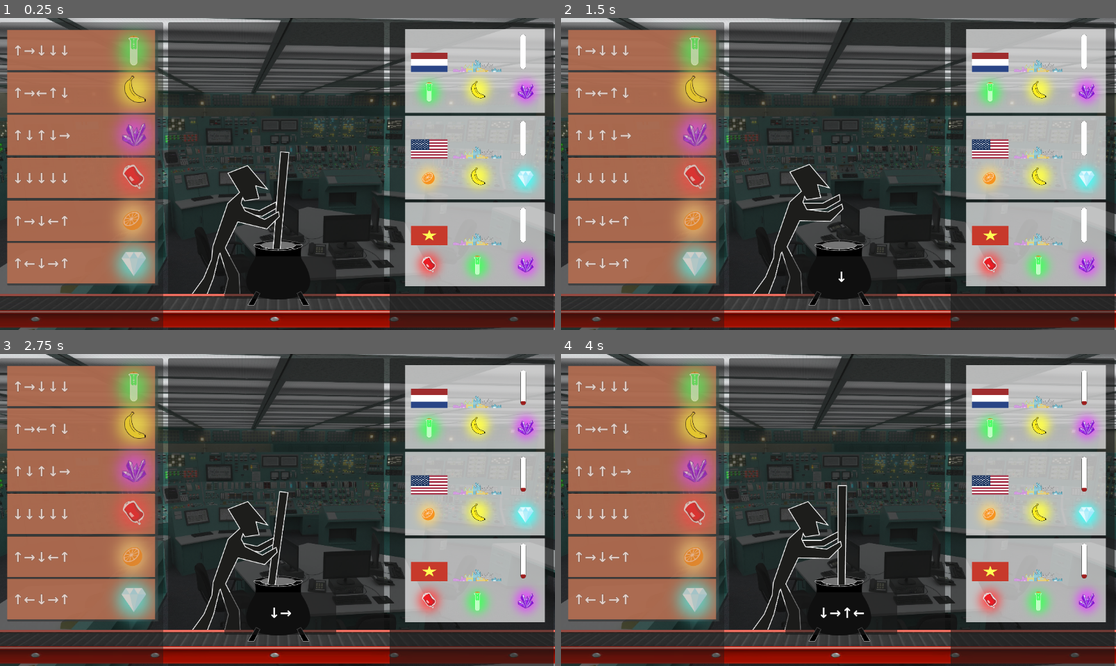
Above: before the commit, frames 1-4 (two rows, left to right).
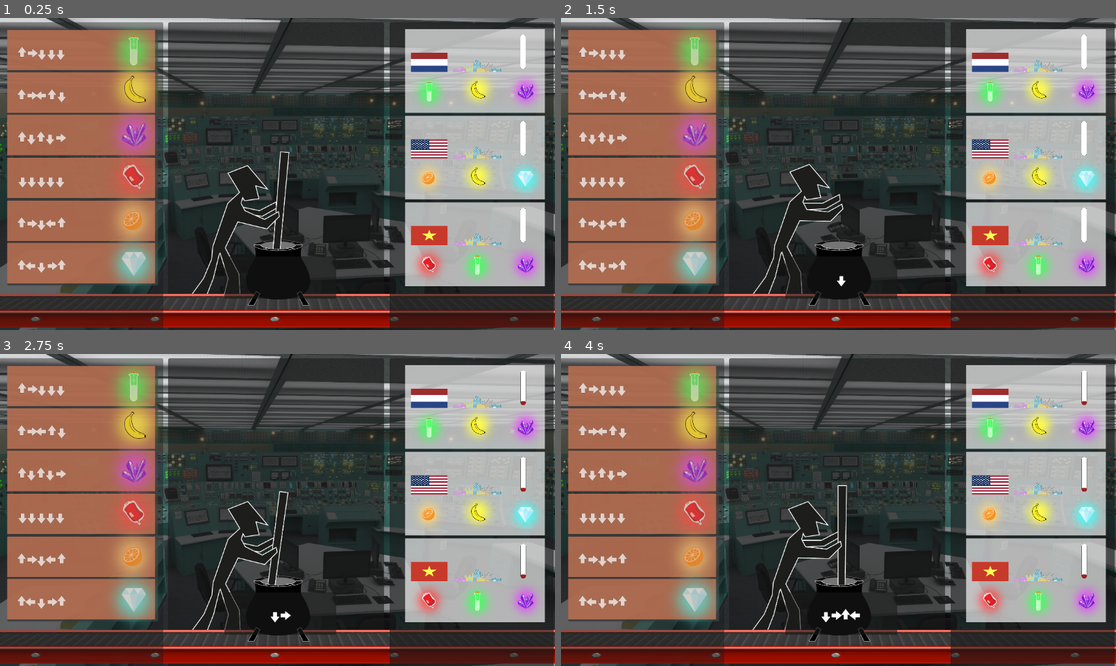
Above: after the commit, the same moments.

Repository: MelissaEPFL/OrbitalGameJam2025
Game: Godot game, scene res://main.tscn
Two runs of this game, one before a commit and one after it. Both use one fixed random seed, a clock stepped at 60 frames per second and the inputs below. Sound files missing from this copy of the repository are replaced by a short silence.
Inputs:
- Up to frame 1 (0.25 s): no input
- Up to frame 2 (1.5 s): tap Enter at 0.5, 0.6 s; hold D 0.53-1.28 s; hold S from 1.28 s (still down); tap 1 at 1.35 s
- Up to frame 3 (2.75 s): release S at 2.03 s; hold D from 2.03 s (still down); tap 2 at 2.1 s
- Up to frame 4 (4 s): release D at 2.78 s; hold W 2.78-3.53 s; tap 3 at 2.85 s; hold A from 3.53 s (still down); tap 4 at 3.6 s

The runs differ from the first frame. In frame 1, 1.1% of the frame differs, in the area x 2-13%, y 8-82%; in frame 2, 1.1%; in frame 3, 1.1%; in frame 4, 1.2%, in the area x 2-55%, y 8-86%.
Error in both runs: Invalid assignment of property or key 'loop' with value of type 'bool' on a base object of type 'AudioStreamPlayer2D'. (res://MusicManagement.gd:18)

Commit message:
fix font problems

Diff:
--- a/Game/project.godot
+++ b/Game/project.godot
@@ -15,6 +15,10 @@
 config/features=PackedStringArray("4.4", "GL Compatibility")
 config/icon="res://icon.svg"
 
+[gui]
+
+theme/custom_font="uid://b6jknqcebh2ca"
+
 [rendering]
 
 renderer/rendering_method="gl_compatibility"
Binary file added: Game/assets/DelaGothicOne-Regular.ttf
Not shown, added: Game/assets/DelaGothicOne-Regular.ttf.import
Not shown: 1 places in Game/main.tscn that only renumber resources
